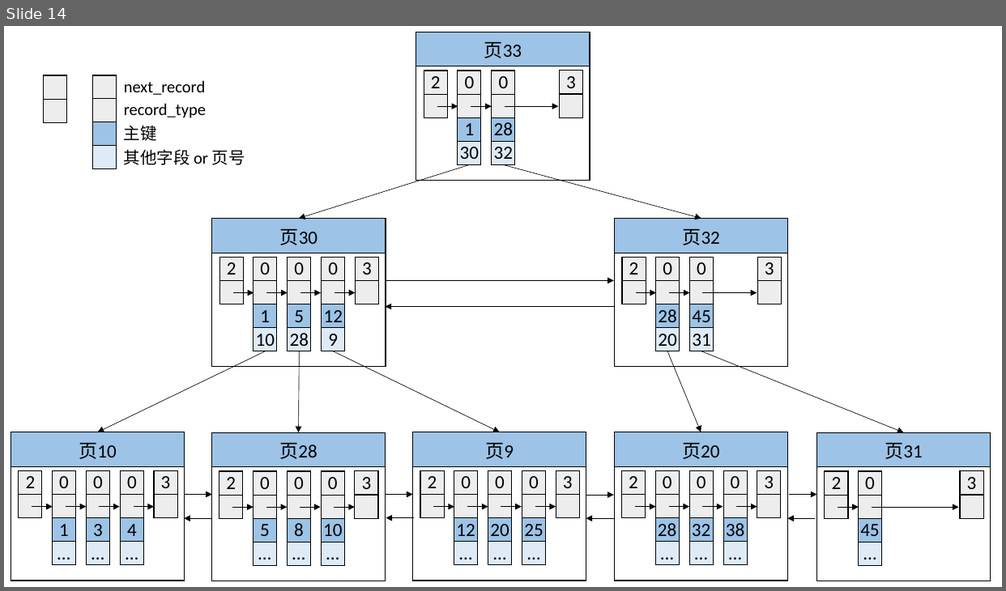
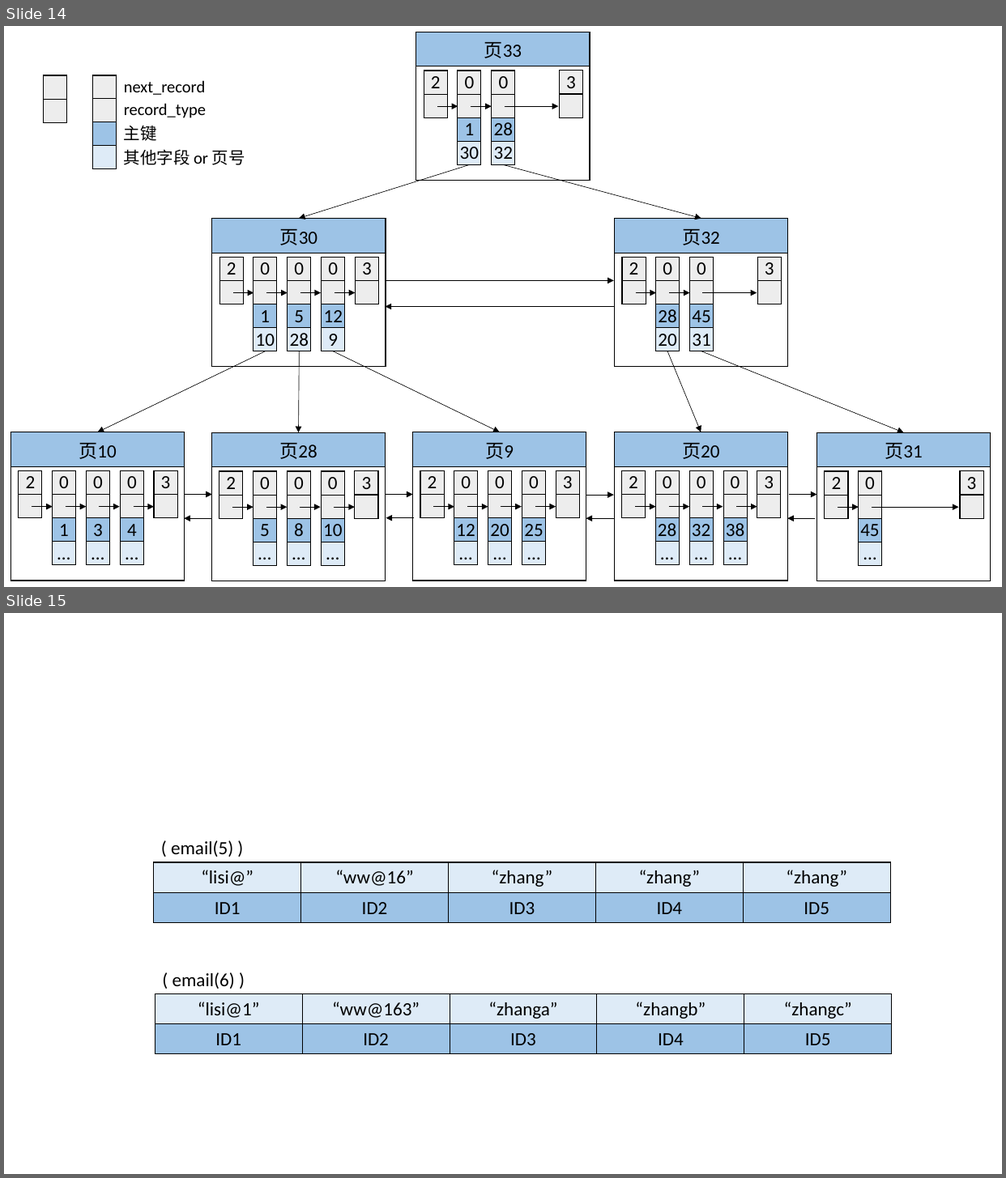
Before and after one commit to coded-boy/notes-house, a slide deck: MySQL/images/MySQL画图.pptx. Shown one above the other, each under a label of ours: slide 14 before the commit, slides 14 and 15 after it. The pictures are 1006x591 and 1006x1178 pixels, drawn with LibreOffice and Linux fonts; fonts in the diff are those of the drawing. Boxes give left, top, right and bottom in pixels: in the first picture for what was removed or moved away, otherwise in the second. Text is boxed around its words. In the diff, an @@ line names an element or a change of style, - is before the commit and + after.

```diff
--- a/MySQL/images/MySQL画图.pptx
+++ b/MySQL/images/MySQL画图.pptx
@@ slide 15 added at [4, 613, 1002, 1174], background #FFFFFF @@
@@ text added at [171, 841, 233, 857], 18 pt, text #000000 @@
+( email(5) )
@@ table added at [154, 862, 891, 944], 2 rows, 5 columns @@
+“lisi@” | “ww@16” | “zhang” | “zhang” | “zhang”
+ID1 | ID2 | ID3 | ID4 | ID5
@@ text added at [172, 973, 235, 989], 18 pt, text #000000 @@
+( email(6) )
@@ table added at [155, 994, 893, 1076], 2 rows, 5 columns @@
+“lisi@1” | “ww@163” | “zhanga” | “zhangb” | “zhangc”
+ID1 | ID2 | ID3 | ID4 | ID5
```
Also in this commit, not shown: 1 other slide added, 1 slide removed, 10 other files.
